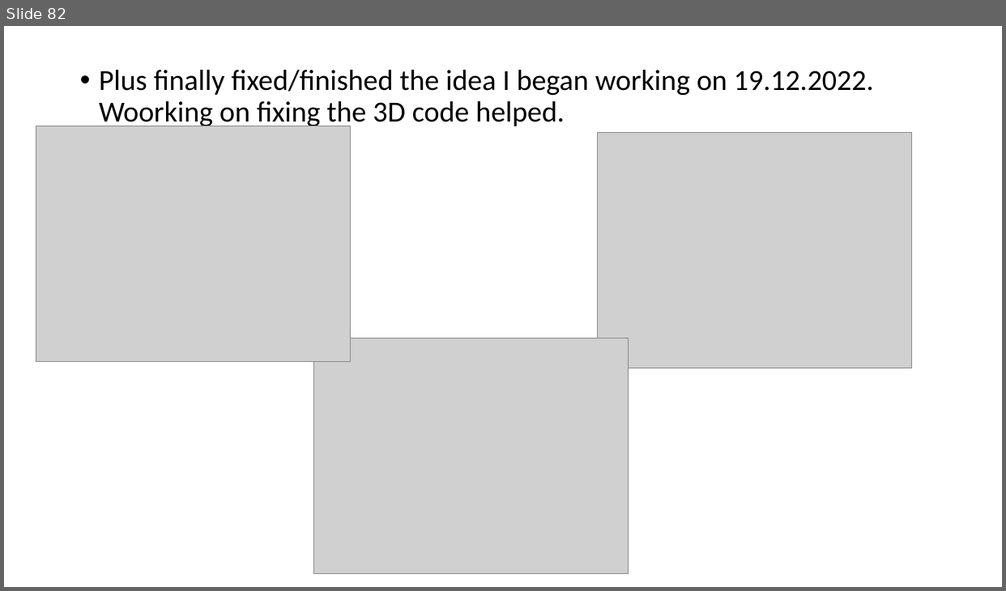
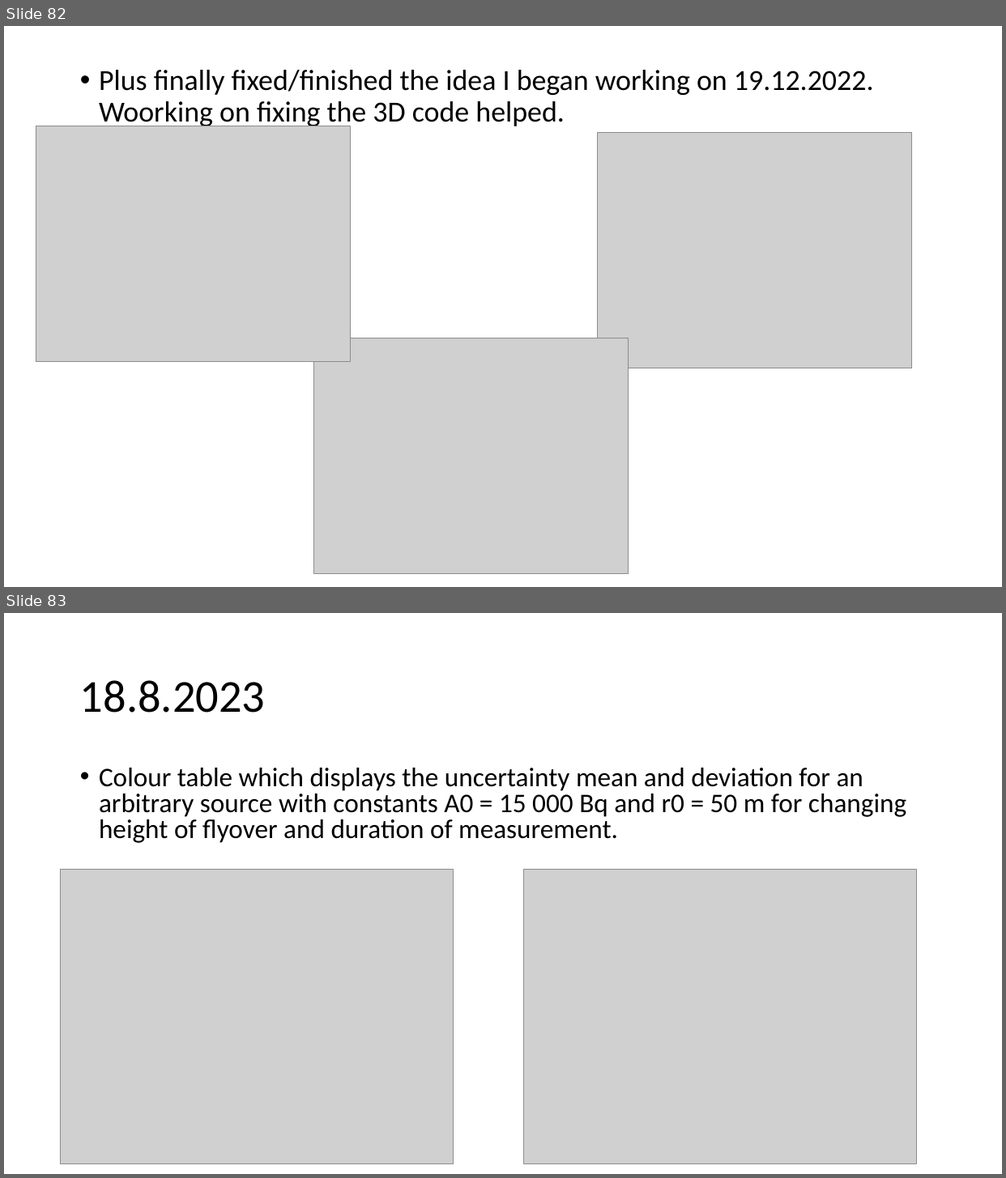
Before and after one commit to urhtrinko/DroneRadioactivity_student_job, a slide deck: reports/work_diary.pptx. Shown one above the other, each under a label of ours: slide 82 before the commit, slides 82 and 83 after it. The pictures are 1006x591 and 1006x1178 pixels, drawn with LibreOffice and Linux fonts; fonts in the diff are those of the drawing; grey boxes stand for pictures. Boxes give left, top, right and bottom in pixels: in the first picture for what was removed or moved away, otherwise in the second. Text is boxed around its words. In the diff, an @@ line names an element or a change of style, - is before the commit and + after.

```diff
--- a/reports/work_diary.pptx
+++ b/reports/work_diary.pptx
@@ slide 83 added at [4, 613, 1002, 1174], background #FFFFFF @@
@@ title added at [80, 680, 266, 713], 44 pt, text #000000 @@
+18.8.2023
@@ text added at [99, 768, 906, 843], 25.9 pt, text #000000 @@
+• Colour table which displays the uncertainty mean and deviation for an arbitrary source with constants A0 = 15 000 Bq and r0 = 50 m for changing height of flyover and duration of measurement.
@@ picture added at [60, 870, 454, 1165] @@
@@ picture added at [523, 870, 917, 1165] @@
```
